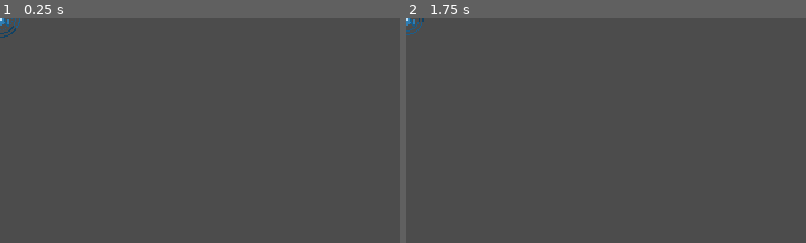
Above: before the commit, frames 1-2 (left to right).
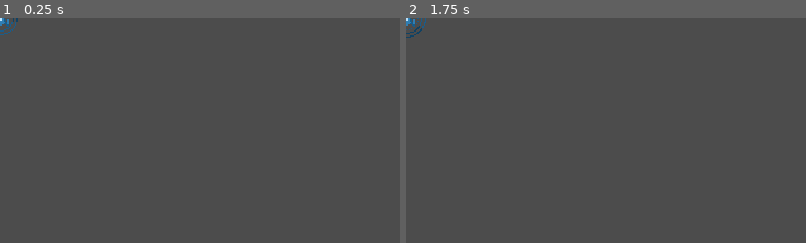
Above: after the commit, the same moments.

Repository: zachtyll/SuperCometBlaster
Game: Godot game, scene res://Player/PlayerController.tscn
The game is run twice, just before and just after one commit, with the same random seed, the same clock (stepped at 60 frames per second) and the same inputs. This scene is started directly instead of the project's main scene. The engine's default icon, where the game draws it, is replaced by a stand-in: a white triangle on a blue panel in a dark square.
Inputs:
- Up to frame 1 (0.25 s): no input
- Up to frame 2 (1.75 s): tap Enter at 0.5 s; hold Right (ui_right) 0.53-1.28 s; hold Space (shoot) 0.53-1.28 s; hold Left (ui_left) from 1.28 s (still down); tap Space (shoot) at 1.35 s
The pictures show only the part of the screen within x 0-50%, y 0-50%; the shares and areas given below are measured in that part.

The runs differ from the first frame. In frame 1, 0.1% of the frame differs, in the area x 0-5%, y 0-9%; in frame 2, 0.1%.

Commit message:
Network tick rate now longer

Diff:
--- a/Player/PlayerController.tscn
+++ b/Player/PlayerController.tscn
@@ -2,7 +2,7 @@
 
 [ext_resource path="res://Fonts/sbh_regular.tres" type="DynamicFont" id=1]
 [ext_resource path="res://Player/Player_Controller.gd" type="Script" id=2]
-[ext_resource path="res://Player/Spaceship_Rigid.tscn" type="PackedScene" id=3]
+[ext_resource path="res://Player/Spaceship.tscn" type="PackedScene" id=3]
 [ext_resource path="res://Sprites/BlueBullet.png" type="Texture" id=5]
 
 [node name="PlayerController" type="Node2D"]
--- a/Player/Spaceship_Rigid.tscn
+++ b/Player/Spaceship.tscn
@@ -68,7 +68,7 @@
 [node name="Tween" type="Tween" parent="."]
 
 [node name="NetworkTickRate" type="Timer" parent="."]
-wait_time = 0.003
+wait_time = 0.05
 autostart = true
 
 [node name="WeaponRegular" parent="." instance=ExtResource( 7 )]
@@ -96,8 +96,8 @@
 [node name="AnimatedSprite" type="AnimatedSprite" parent="Shield"]
 material = ExtResource( 2 )
 frames = SubResource( 7 )
-frame = 1
 playing = true
+
 [connection signal="area_entered" from="Hurtbox" to="." method="_on_Hurtbox_area_entered"]
 [connection signal="timeout" from="NetworkTickRate" to="." method="_on_Network_Tick_Rate_timeout"]
 [connection signal="no_health" from="PlayerStats" to="." method="_on_PlayerStats_no_health"]
@@ -106,9 +106,6 @@
 [connection signal="no_health" from="Shield/Stats" to="Shield" method="_on_Stats_no_health"]
 
 [editable path="Hurtbox"]
-
 [editable path="Hitbox"]
-
 [editable path="WeaponRegular"]
-
 [editable path="Shield/Hurtbox"]
--- a/project.godot
+++ b/project.godot
@@ -34,7 +34,7 @@
 "language": "GDScript",
 "path": "res://Hitboxes and Hurtboxes/Hurtbox.gd"
 }, {
-"base": "Reference",
+"base": "KinematicBody2D",
 "class": "Pawn",
 "language": "GDScript",
 "path": "res://Player/Spaceship.gd"
